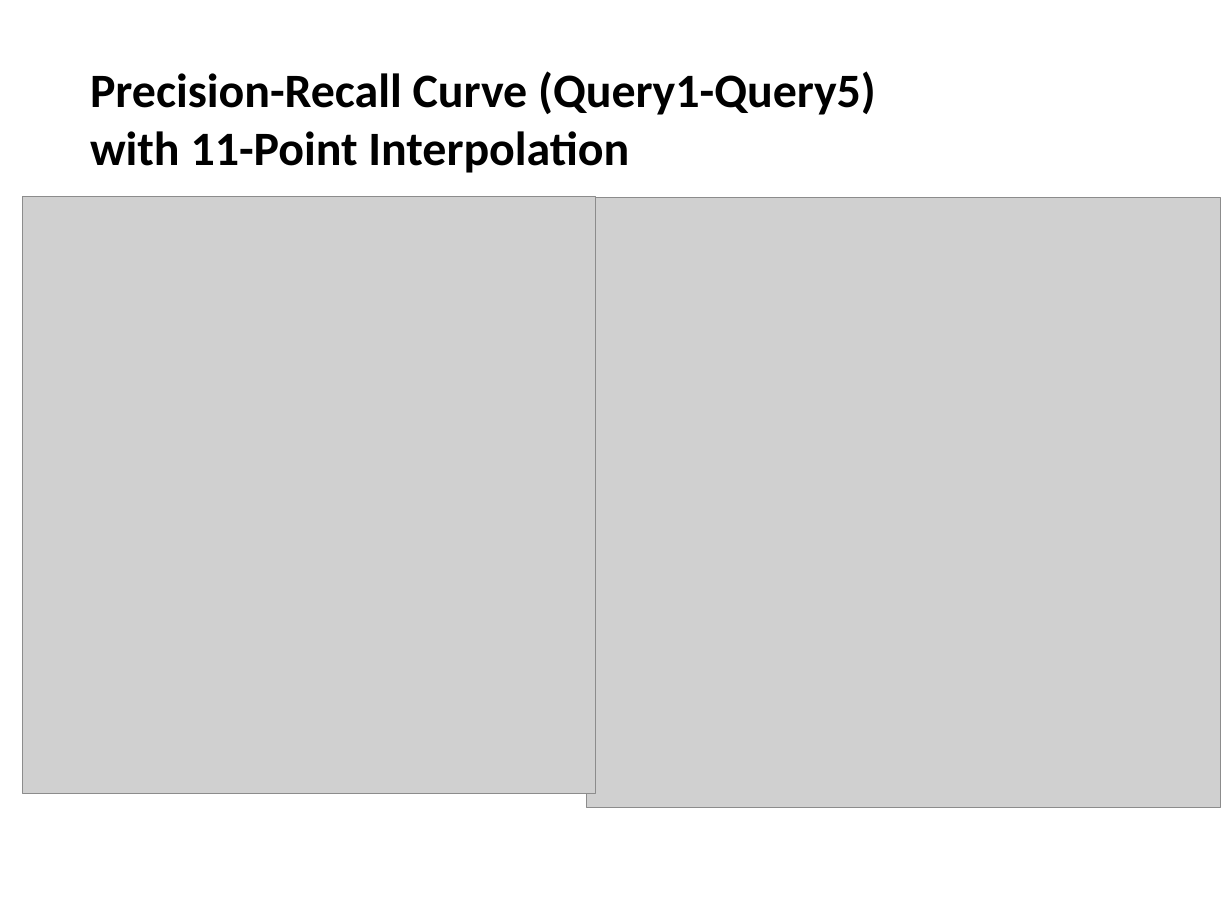
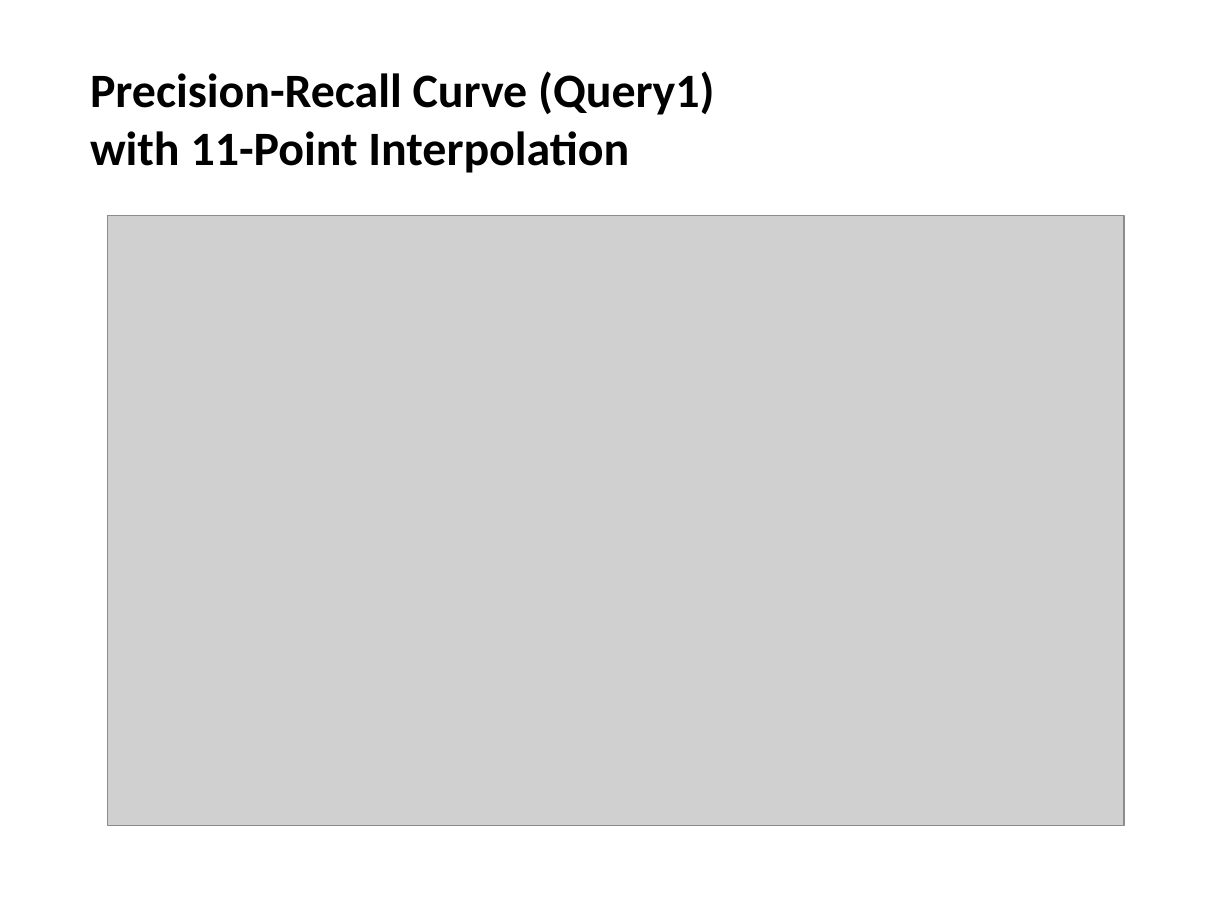
Before and after one commit to vish4486/Vector-Space-Model-IR-SYSTEM, a slide deck: slide 13 of Vector_Space_Model_Presentation.pptx. Drawn at 1232x924 pixels with LibreOffice and Linux fonts; fonts in the diff are those of the drawing; grey boxes stand for pictures. Boxes give left, top, right and bottom in pixels: in the first picture for what was removed or moved away, otherwise in the second. Text is boxed around its words. In the diff, an @@ line names an element or a change of style, - is before the commit and + after.

```diff
--- a/Vector_Space_Model_Presentation.pptx
+++ b/Vector_Space_Model_Presentation.pptx
@@ text at <box>90,71,714,115</box>: text changed @@
-Precision-Recall Curve (Query1-Query5)
+Precision-Recall Curve (Query1)
@@ picture removed at <box>22,196,595,793</box> @@
@@ picture removed at <box>586,197,1220,807</box> @@
@@ picture added at <box>108,216,1125,825</box> @@
```
Also in this commit, not shown: 1 other file.
